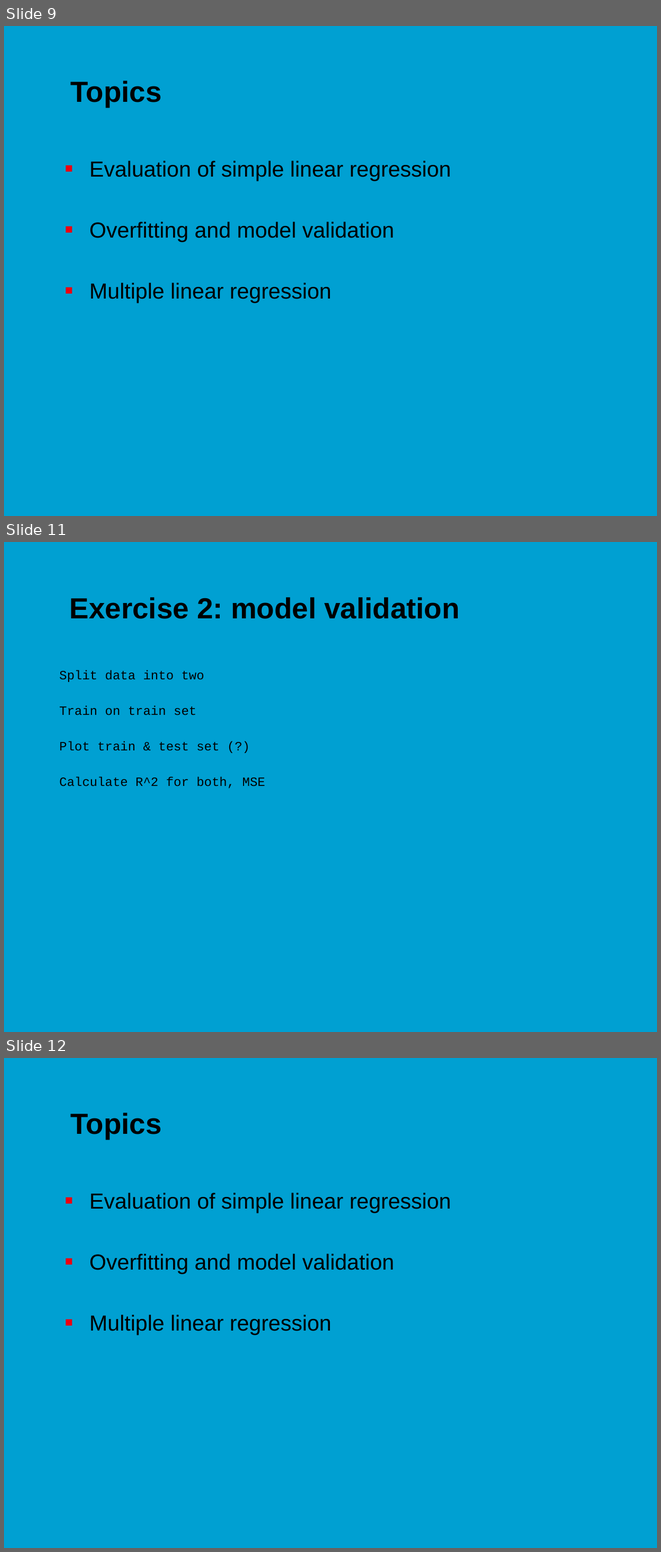
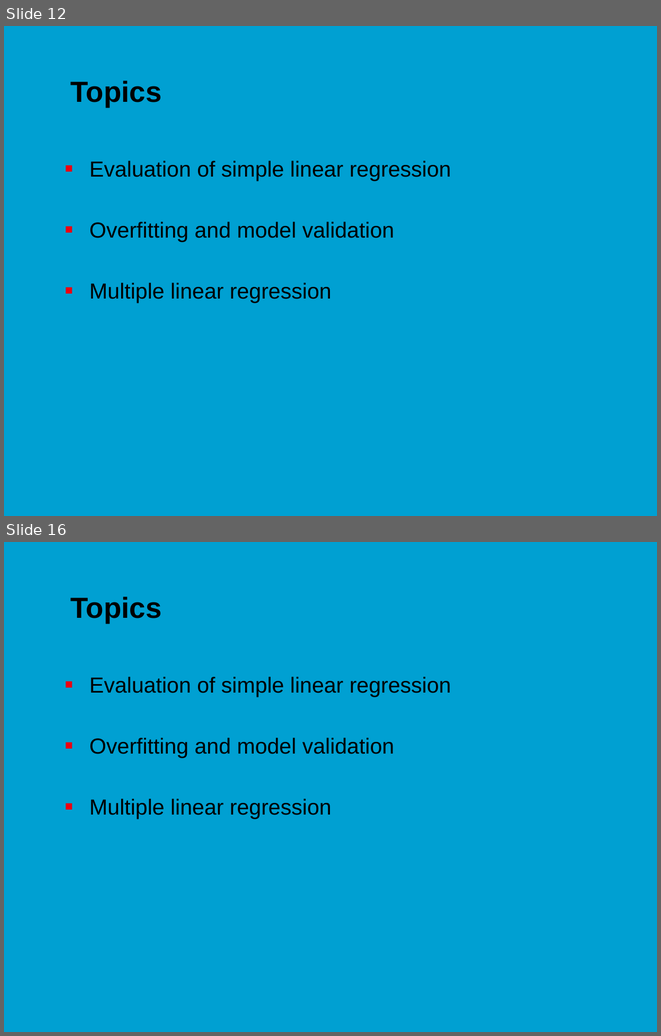
Before and after one commit to jonasmoons/data-driven-learning, a slide deck: slides/ddl-w5l2.pptx. Shown one above the other, each under a label of ours: slides 9, 11 and 12 before the commit, slides 12 and 16 after it; the slides between them are not shown. The pictures are 661x1552 and 661x1036 pixels, drawn with LibreOffice and Linux fonts; fonts in the diff are those of the drawing; background and template pictures are left out. Boxes give left, top, right and bottom in pixels: in the first picture for what was removed or moved away, otherwise in the second. Text is boxed around its words. In the diff, an @@ line names an element or a change of style, - is before the commit and + after.

```diff
--- a/slides/ddl-w5l2.pptx
+++ b/slides/ddl-w5l2.pptx
@@ slide 11 removed at (x1=4, y1=542, x2=657, y2=1032), background picture (left out) @@
@@ title removed at (x1=70, y1=597, x2=459, y2=619) @@
-Exercise 2: model validation
@@ text removed at (x1=59, y1=670, x2=265, y2=788) @@
-Split data into two
-Train on train set
-Plot train & test set (?)
-Calculate R^2 for both, MSE
@@ what was slide 9 is now slide 12 @@
@@ what was slide 12 is now slide 16 @@
```
Also in this commit, not shown: 3 slides changed, 11 slides added, 5 other slides removed, 7 other files.
